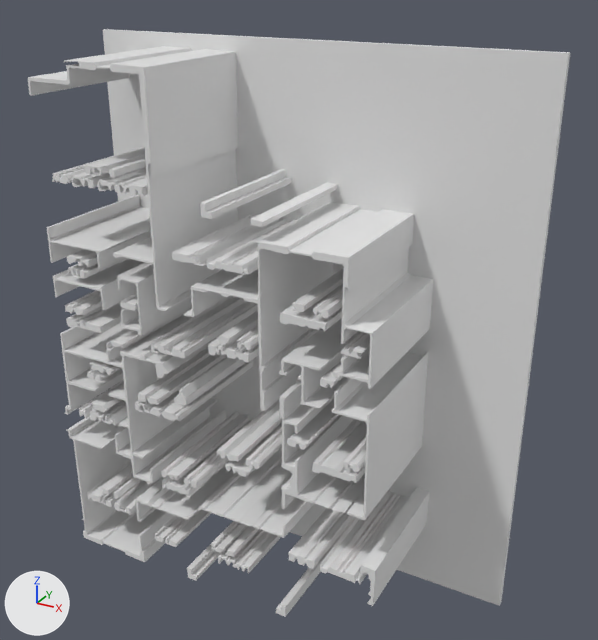
A saved change to the glTF model version one/out_3d/2_7.glb.
Rendered twice from a camera (50 mm lens) standing at (13.32, -15.24, 13.55) and looking at (5.54, -1.11, 6.48). Every picture has the same lights, and +X, +Y and +Z are marked at lower left. Where no turn or scale is listed for an object, it has been applied to the vertices. Vertices at the same position are counted once.

In view in the first picture: 'geometry_0'.
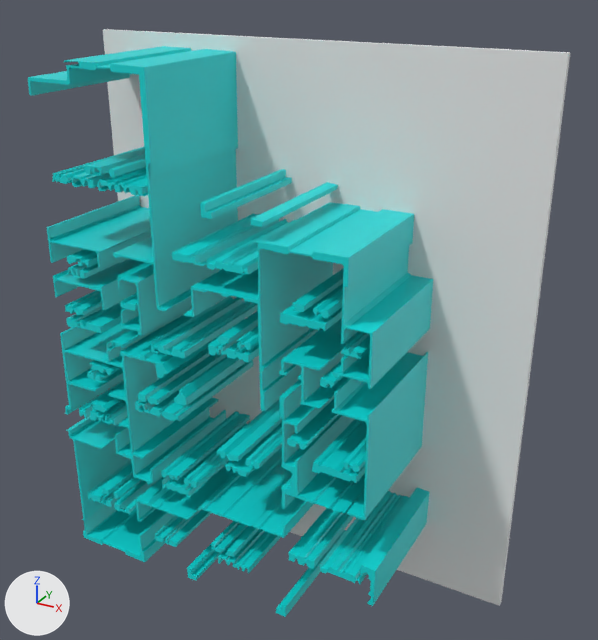
Diff of the bpy script that builds the scene:
```diff
--- a/version one/out_3d/2_7.glb.py
+++ b/version one/out_3d/2_7.glb.py
@@ mat_defaultmaterial @@
+mat_defaultmaterial = bpy.data.materials.new('DefaultMaterial')
+mat_defaultmaterial.use_nodes = True; mat_defaultmaterial.node_tree.nodes.clear()
+_N = mat_defaultmaterial.node_tree.nodes; _L = mat_defaultmaterial.node_tree.links
+n0 = _N.new('ShaderNodeOutputMaterial'); n0.name = 'Material Output'
+n1 = _N.new('ShaderNodeBsdfPrincipled'); n1.name = 'Principled BSDF'
+n2 = _N.new('ShaderNodeVertexColor'); n2.name = 'Color Attribute'
+_L.new(n1.outputs[0], n0.inputs[0])  # 'BSDF' to 'Surface'
+_L.new(n2.outputs[0], n1.inputs[0])  # 'Color' to 'Base Color'
@@ me_geometry_0 @@
 # used by ob_geometry_0; location = (0.0, 0.0, 0.0)
-me_geometry_0.from_pydata(...)  # 2630 vertices, 4976 faces; spans x 0.0..10.23, y -3.15..0.0, z 0.0..12.04
+me_geometry_0.from_pydata(...)  # 2640 vertices, 4996 faces; spans x 0.0..10.23, y -3.15..0.0, z 0.0..12.04
+# me_geometry_0 part 1: 2 vertices removed from x 2.88, y -3.15..-0.15, z 5.91; 10 vertices added at x 2.14..2.88, y -3.15..-0.15, z 5.93..6.03
+# me_geometry_0 part 2: 2 vertices removed from x 3.71, y -3.15..-0.15, z 2.07; 4 vertices added at x 3.71..3.72, y -3.15..-0.15, z 2.05..2.08
+# me_geometry_0 part 3: 3420 faces spanning x 0.0..10.23, y -3.15..0.0, z 0.0..12.04 switch from no material to mat_defaultmaterial
```

Where the change shows, as pixel boxes [x1, y1, x2, y2] in the pictures (598 x 640 px; the box of a moved part takes in the faces that stretch with it):
part 1 of me_geometry_0, built on
    before: [140, 349, 152, 358]
    after: [112, 341, 152, 359]
part 2 of me_geometry_0, moved or reshaped
    before: [170, 466, 235, 520]
    after: [142, 466, 235, 520]
part 3 of me_geometry_0, recoloured (grey to cyan)
    both: [28, 30, 479, 617]
